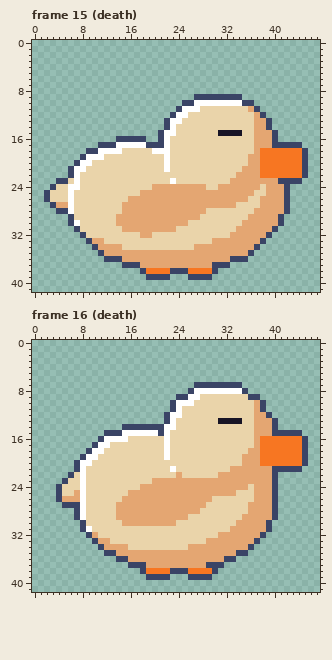
Pixel-art file, stored at art/duck/duck.aseprite. The first picture shows the starting point.
48x42 pixels, 18 frames. Shown: frame 15 (death), frame 16 (death). The commit also changed other frames, which this record leaves out.
After the commit:
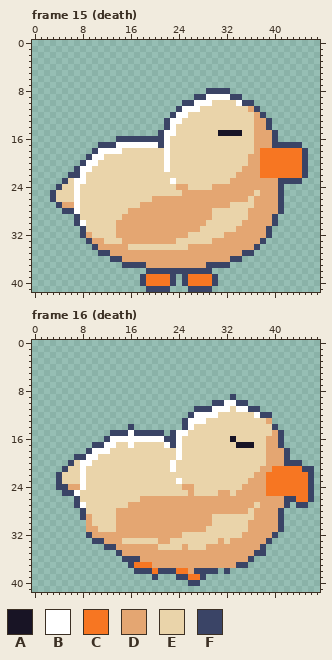
Palette (. is transparent): A #181425  B #ffffff  C #f77622  D #e4a672  E #ead4aa  F #3a4466
The author wrote: Use a round grounded sit for the duck failure animation
What changed:
Changed rows in their new state; - is an unchanged pixel.
Frame 15 (death):
first column x 29:
 8 FFFF-
 9 BBBB-
10 -EEEE
first column x 2:
16 -----------------FF----------------------
17 -----------------BB----------------------
18 -------.----------EE---------------------
19 ------.F---------------------------------
20 -----.F-B--------------------------------
21 ----.F-B---------------------------------
22 -----FB----------------------------------
23 --.---B----------------------------------
24 -.F-E-------------EEEE--EEE-D-------D--F.
25 .F--EB----------EEEEEEE-------------D--F.
26 .F--EB--------EEEE-----------------D---F.
27 -.F-DB-------EEE---------------E---D---F.
28 --.-FB-------E-------------D------D----F.
29 ----.F------E-------------DD----------F.-
30 ----.FB-----------------DDD-----------F.-
31 -----.F-----D---------DDDD-----------F.--
32 -------D----DDDD--DDDDDD------D----------
33 -------------DDDDDDDDD-------------------
34 -------------D----------D----------------
35 ----------F----------------------F-------
36 ----------.----------------------.-------
37 ----------------F----------F-------------
38 ----------------.FFFF---FFFF.------------
39 ----------------FCCCCF-FCCCCF------------
40 ----------------FCCCCF-FCCCCF------------
41 -----------------FFFF---FFFF-------------
Frame 16 (death):
first column x 4:
 7 -----------------------........------------
 8 ----------------------..........-----------
 9 --------------------.........F....---------
10 -------------------.......FFBBFF...--------
11 -------------------....FFFBBB-BBFF.--------
12 ------------------....FBBBB------BF--------
13 ------------------...FBBB--EEEE--EE-.------
14 -----------.-........FB----------EEE-------
15 --------.--F-FFFF-.FBB-----------EEED-...--
16 -------.F---BBBBBBFFB--------A---EEDDF....-
17 -------F-B--B------FB---------AAAEEDDF....-
18 --------B---------E-B-----------EEEDDDF...-
19 ---F--------------E-B----------EEEEDDDF...-
20 --FE---------------B-----------EEEEDDDFFF.-
21 -FEE-------------------------EEEEE--CCCCCFF
22 FEE-----------------E------EEEEEE--CCCCCCCF
23 FE--------------EEEEBEEEEEEEEEEE---CCCCCCCF
24 -FDD----------EEEEEEE--EEEEEEEE-D--CCCCCCCF
25 .FFBE-------EEEEEEEEEE-EEEE--EDDD--CCCCCCCF
26 ...FE------EEE------------DDDDDDD---DDFFCCF
27 -..-------EE-------------DDDDDDD-E--DDF-FF-
28 ---.F-------------------DDDDDDDDE---DF-----
29 ---.FD----------------DDDD-----EE---DF-----
30 ----.D----D---------DDDDDD----EE---DDF-----
31 ----.DD---DDDDDDDDDDDDDDD----EEE---DDF-----
32 -------DDDDDDDDDDDDDD------EEEE---DDF------
33 -------F-DD------DD------EE-E----DDF-------
34 -------.FF--DDDDD----DEEE-------DDF--------
35 --------..F-------------------DDDFF--------
36 ----------.-FF--------------DDDDF----------
37 -------------CCC---------DDDDDFF-----------
38 -------------F-F-FF-CCDFFF--F--------------
39 ---------------.-..-FFCC-.-----------------
40 ----------------------FF-------------------
Boxes around the changes in both pictures, in picture pixels (x1, y1, x2, y2):
changed: (206, 88, 236, 106)
changed: (44, 136, 290, 292)
changed: (56, 382, 314, 586)
